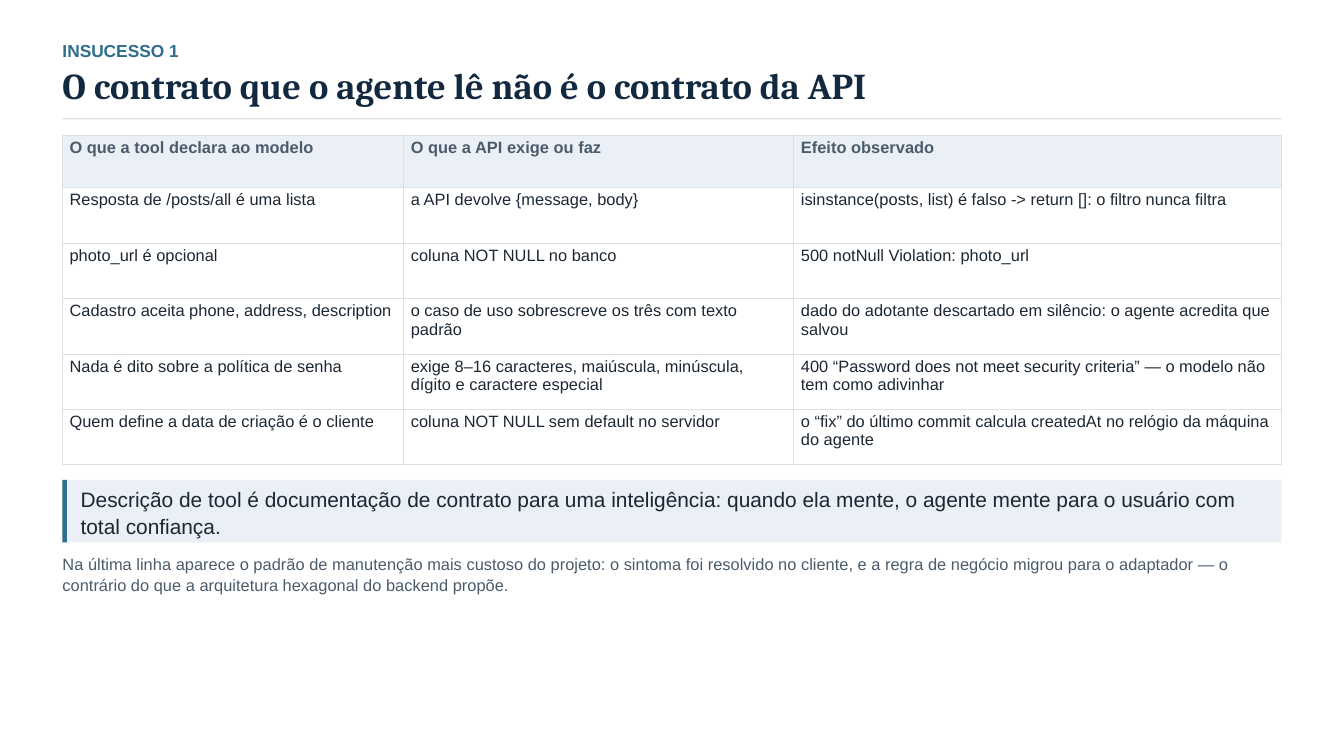
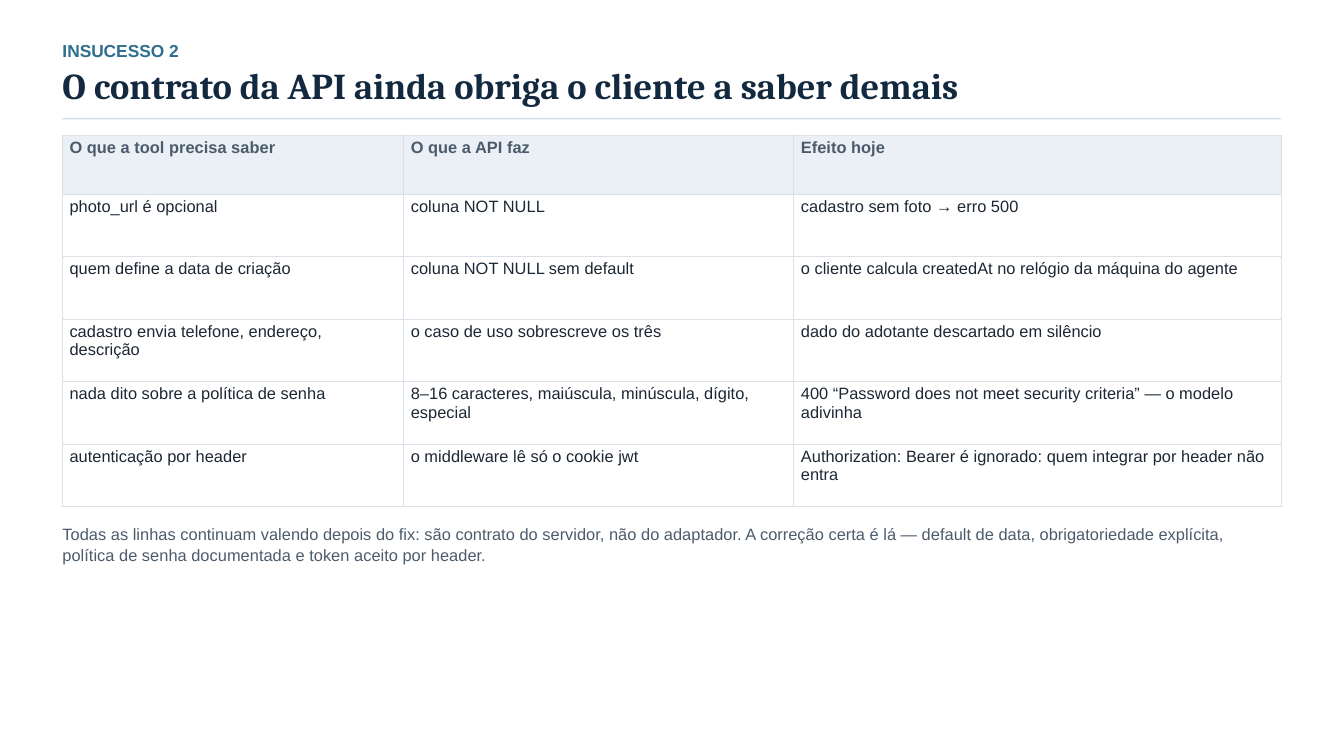
Before and after one commit to edu-correia/project-mcp-pet-adoption, a slide deck: slide 11 of docs/apresentacao-analise-pethouse-mcp.pptx (slide 9 before the commit). Drawn at 1344x756 pixels with LibreOffice and Linux fonts; fonts in the diff are those of the drawing. Boxes give left, top, right and bottom in pixels: in the first picture for what was removed or moved away, otherwise in the second. Text is boxed around its words. In the diff, an @@ line names an element or a change of style, - is before the commit and + after.

Commit message:
docs: reapresenta a analise a partir da versao com o fix (autenticacao + contrato)
- deck refeito (16 slides): o que a versao atual entrega, como foi validada e os
  insucessos que continuam (identidade por parametro, contrato da API, operacao)
- seguranca ganha peso: o fix destravou o acesso e expos 7 hashes de senha em 7
  usuarios; acao destrutiva segue sem dono e sem confirmacao
- roteiro de falas refeito para 4 pessoas sobre os 16 slides
- demo-video.md: referencias atualizadas (video e da versao anterior)

```diff
--- a/docs/apresentacao-analise-pethouse-mcp.pptx
+++ b/docs/apresentacao-analise-pethouse-mcp.pptx
@@ text at [62, 45, 179, 57]: text changed @@
-INSUCESSO 1
+INSUCESSO 2
@@ text at [62, 73, 958, 107]: text changed @@
-O contrato que o agente lê não é o contrato da API
+O contrato da API ainda obriga o cliente a saber demais
@@ table at [63, 135, 1282, 507] @@
-row 1: O que a tool declara ao modelo | O que a API exige ou faz | Efeito observado
+row 1: O que a tool precisa saber | O que a API faz | Efeito hoje
-row 2: Resposta de /posts/all é uma lista | a API devolve {message, body} | isinstance(posts, list) é falso -> return []: o filtro nunca filtra
+row 2: photo_url é opcional | coluna NOT NULL | cadastro sem foto → erro 500
-row 3: photo_url é opcional | coluna NOT NULL no banco | 500 notNull Violation: photo_url
+row 3: quem define a data de criação | coluna NOT NULL sem default | o cliente calcula createdAt no relógio da máquina do agente
-row 4: Cadastro aceita phone, address, description | o caso de uso sobrescreve os três com texto padrão | dado do adotante descartado em silêncio: o agente acredita que salvou
+row 4: cadastro envia telefone, endereço, descrição | o caso de uso sobrescreve os três | dado do adotante descartado em silêncio
-row 5: Nada é dito sobre a política de senha | exige 8–16 caracteres, maiúscula, minúscula, dígito e caractere especial | 400 “Password does not meet security criteria” — o modelo não tem como adivinhar
+row 5: nada dito sobre a política de senha | 8–16 caracteres, maiúscula, minúscula, dígito, especial | 400 “Password does not meet security criteria” — o modelo adivinha
-row 6: Quem define a data de criação é o cliente | coluna NOT NULL sem default no servidor | o “fix” do último commit calcula createdAt no relógio da máquina do agente
+row 6: autenticação por header | o middleware lê só o cookie jwt | Authorization: Bearer é ignorado: quem integrar por header não entra
@@ rectangle removed at [63, 480, 1281, 542] @@
@@ rectangle removed at [63, 480, 67, 542] @@
@@ text removed at [81, 491, 1234, 538] @@
-Descrição de tool é documentação de contrato para uma inteligência: quando ela mente, o agente mente para o usuário com total confiança.
@@ text added at [62, 528, 1224, 564], 11.7 pt, text #4B5B6B @@
+Todas as linhas continuam valendo depois do fix: são contrato do servidor, não do adaptador. A correção certa é lá — default de data, obrigatoriedade explícita, política de senha documentada e token aceito por header.
@@ text removed at [62, 558, 1228, 595] @@
-Na última linha aparece o padrão de manutenção mais custoso do projeto: o sintoma foi resolvido no cliente, e a regra de negócio migrou para o adaptador — o contrário do que a arquitetura hexagonal do backend propõe.
```
Also in this commit, not shown: 6 other slides changed, 9 slides added, 9 slides removed, 4 other files.
